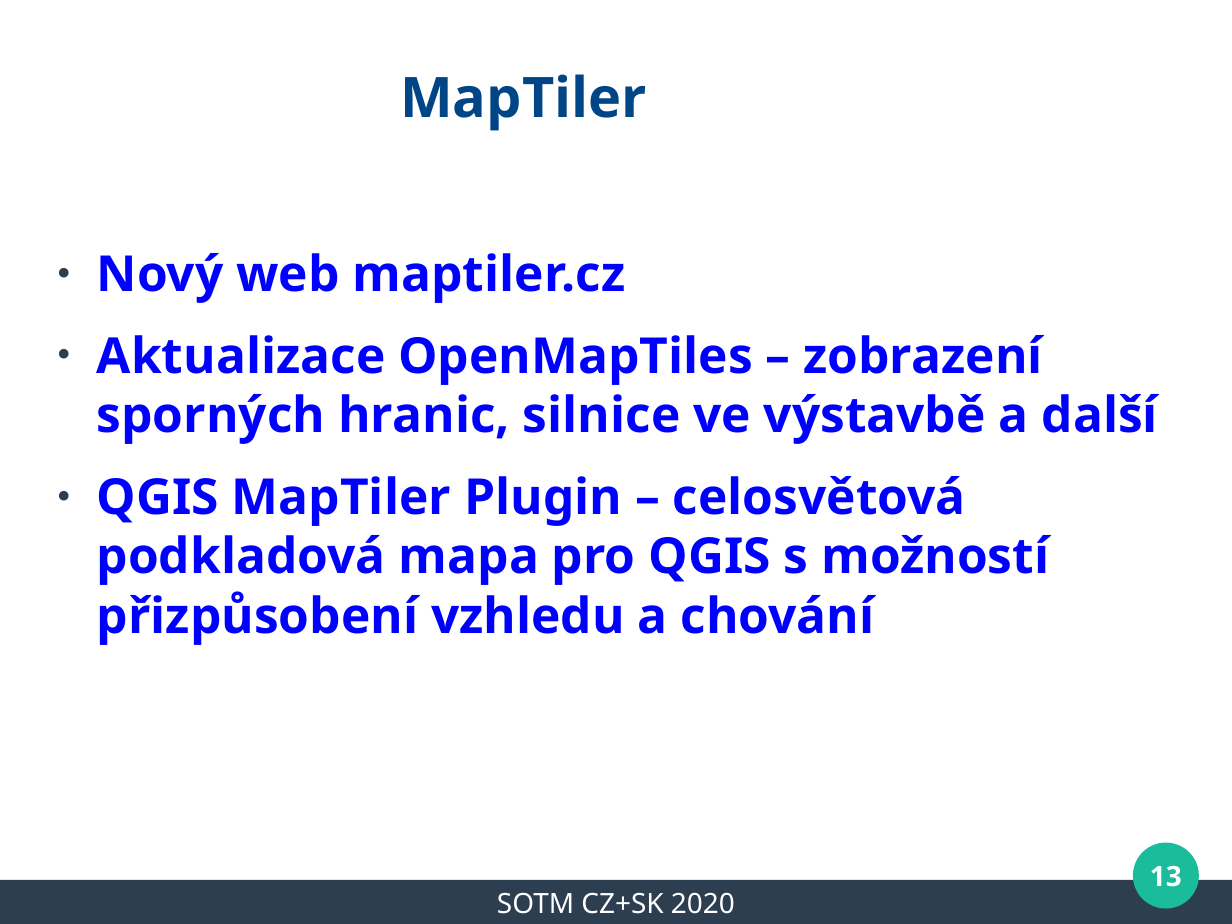
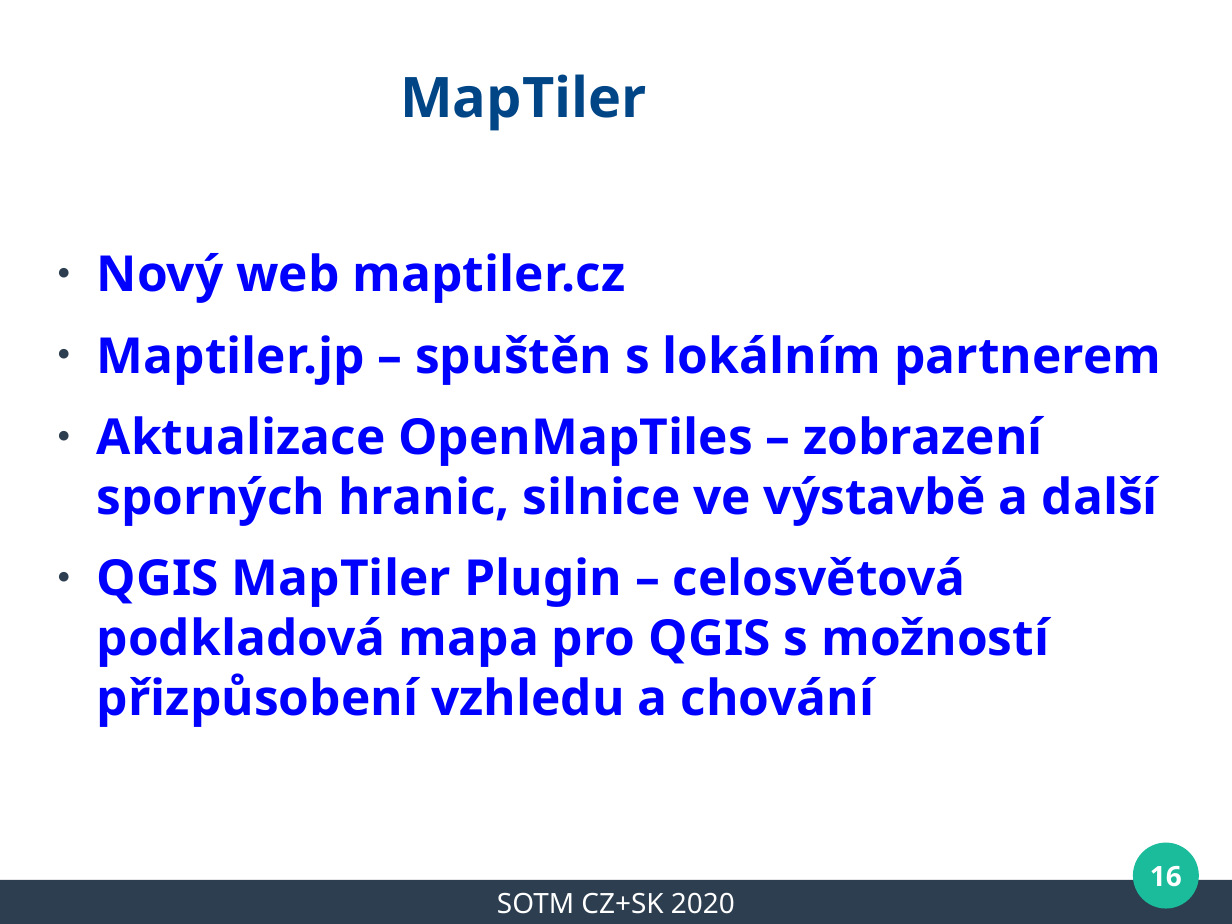
Before and after one commit to mkyral/osm, a slide deck: slide 16 of prezentace/SOTM_CZ_2020/mkyral_WeeklyOSM_2020.odp (slide 13 before the commit). Drawn at 1232x924 pixels with LibreOffice and Linux fonts; fonts in the diff are those of the drawing; background and template pictures are left out. Boxes give left, top, right and bottom in pixels: in the first picture for what was removed or moved away, otherwise in the second. Text is boxed around its words. In the diff, an @@ line names an element or a change of style, - is before the commit and + after.

```diff
--- a/prezentace/SOTM_CZ_2020/mkyral_WeeklyOSM_2020.odp
+++ b/prezentace/SOTM_CZ_2020/mkyral_WeeklyOSM_2020.odp
@@ text at (x1=97, y1=335, x2=1161, y2=385): paragraph added @@
+● Maptiler.jp – spuštěn s lokálním partnerem
@@ page number at (x1=1150, y1=866, x2=1182, y2=887): text changed @@
-13
+16
```
Also in this commit, not shown: 7 other slides changed, 3 slides added, 1 slide removed.
